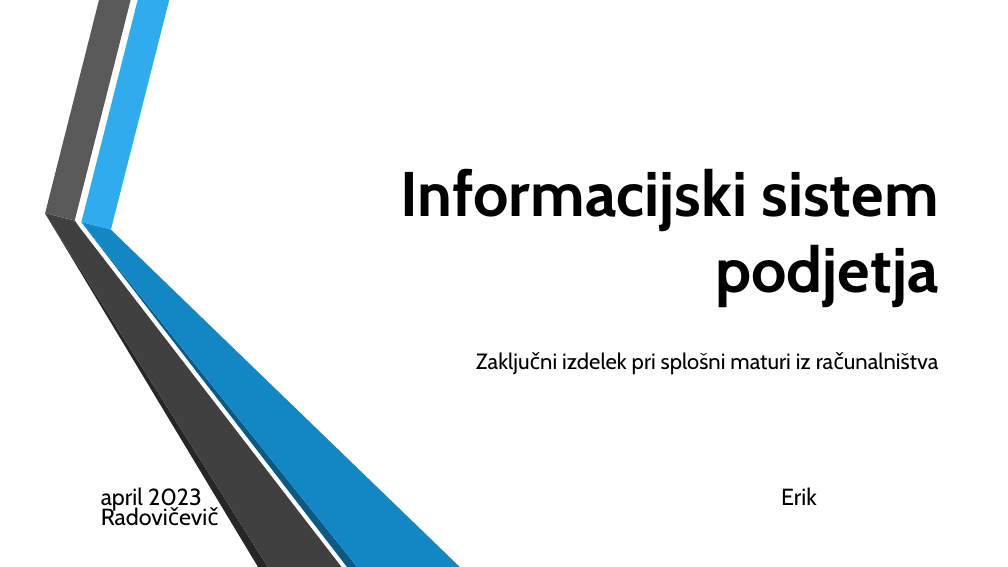
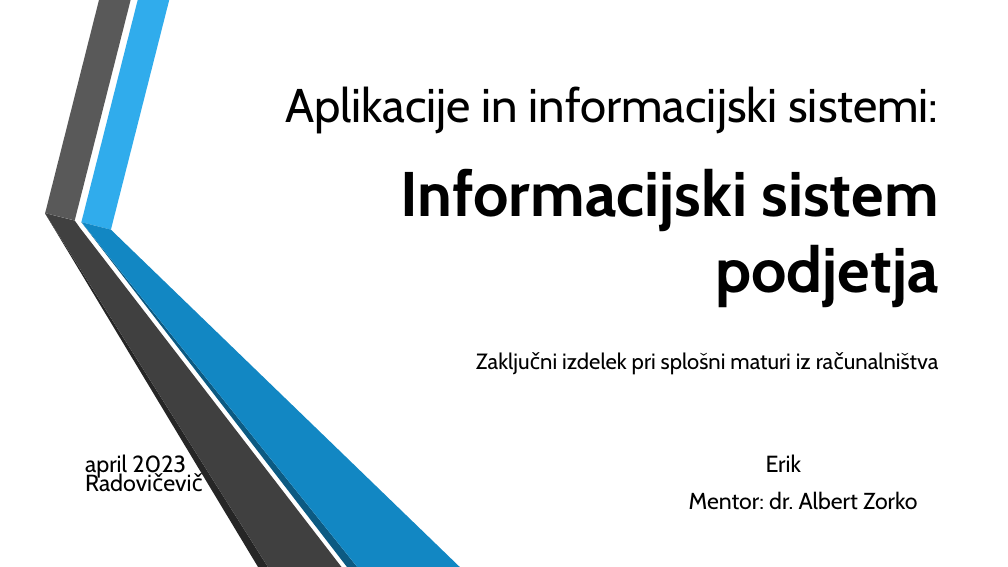
Before and after one commit to rade02/AplikacijaMatura, a slide deck: slide 1 of docs/Informacijski sistem podjetja - matura.pptx. Drawn at 1008x567 pixels with LibreOffice and Linux fonts; fonts in the diff are those of the drawing; background and template pictures are left out. Boxes give left, top, right and bottom in pixels: in the first picture for what was removed or moved away, otherwise in the second. Text is boxed around its words. In the diff, an @@ line names an element or a change of style, - is before the commit and + after.

```diff
--- a/docs/Informacijski sistem podjetja - matura.pptx
+++ b/docs/Informacijski sistem podjetja - matura.pptx
@@ text added at <box>285,86,938,133</box>, 45 pt, text #000000 @@
+Aplikacije in informacijski sistemi:
@@ text "april 2023 Erik Radovičevič": place and size @@
-text "april 2023 Erik Radovičevič" at <box>101,487,817,511</box>
+text "april 2023 Erik Radovičevič" at <box>85,454,802,478</box>
@@ text added at <box>689,491,918,510</box>, 22 pt, text #000000 @@
+Mentor: dr. Albert Zorko
```
Also in this commit, not shown: 2 other slides changed.
